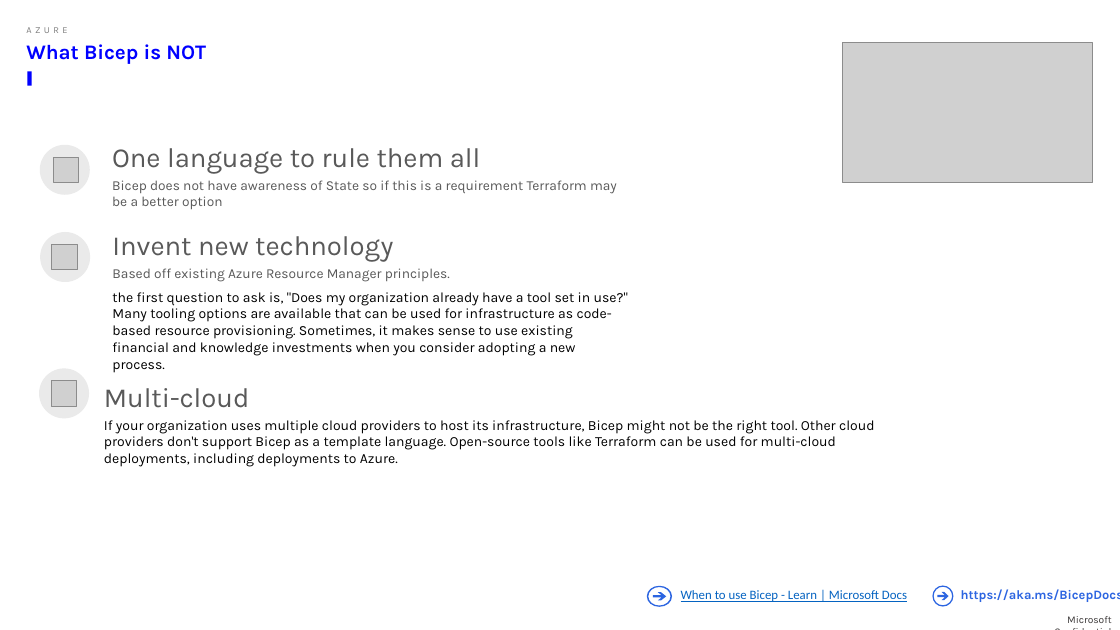
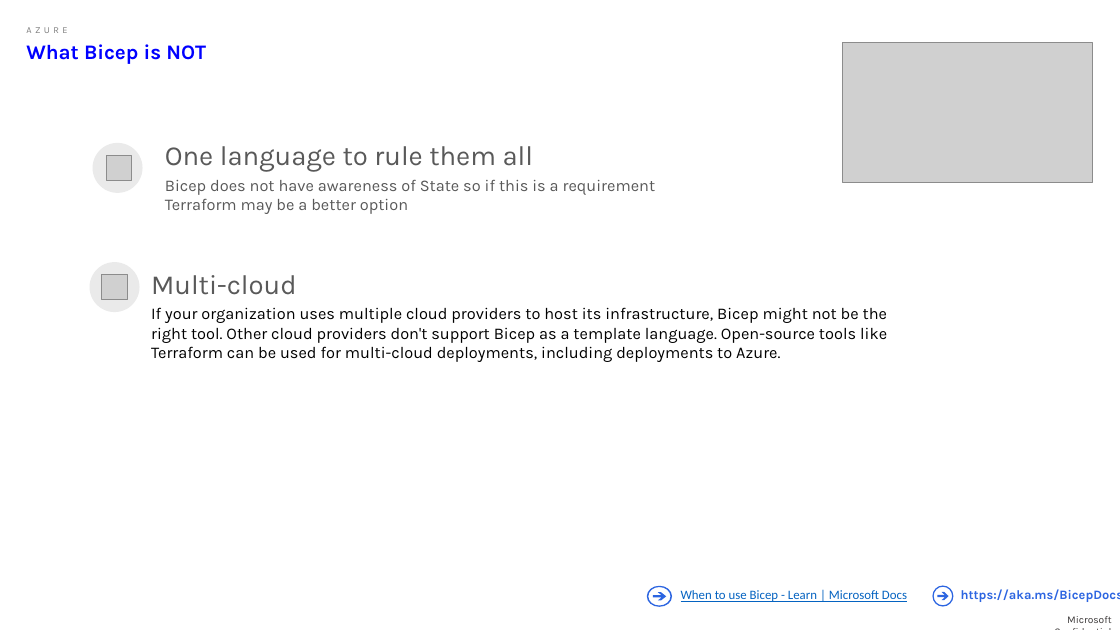
Before and after one commit to nicolalgallacher/Bicep_WhatTheHack, a slide deck: slide 10 of Coach/BicepIntro-MicroHack.pptx (slide 12 before the commit). Drawn at 1120x630 pixels with LibreOffice and Linux fonts; fonts in the diff are those of the drawing; grey boxes stand for pictures. Boxes give left, top, right and bottom in pixels: in the first picture for what was removed or moved away, otherwise in the second. Text is boxed around its words. In the diff, an @@ line names an element or a change of style, - is before the commit and + after.

Commit message:
C:\Users\nigallac\OneDrive - Microsoft\GitHub\Bicep_WhatTheHack Update to powerpoint files

```diff
--- a/Coach/BicepIntro-MicroHack.pptx
+++ b/Coach/BicepIntro-MicroHack.pptx
@@ rectangle removed at <box>28,71,32,86</box> @@
@@ 1 picture, 1 text, 1 ellipse: place and size @@
-1 picture, 1 text, 1 ellipse at <box>39,145,481,195</box>
+1 picture, 1 text, 1 ellipse at <box>92,143,534,193</box>
@@ text "Bicep does not have awareness ...": place and size @@
-text "Bicep does not have awareness ..." at <box>112,180,617,209</box>
+text "Bicep does not have awareness ..." at <box>165,180,656,214</box>
@@ text "Bicep does not have awareness ..." at <box>165,180,656,214</box>: size 11.8 to 14 pt @@
@@ group removed at <box>40,232,628,373</box>: 2 texts, 1 ellipse, 1 picture @@
-Invent new technology
-Based off existing Azure Resource Manager principles.
-the first question to ask is, "Does my organization already have a tool set in use?" Many tooling options are available that can be used for infrastructure as code-based resource provisioning. Sometimes, it makes sense to use existing financial and knowledge investments when you consider adopting a new process.
@@ ellipse: place and size @@
-ellipse at <box>39,369,90,419</box>
+ellipse at <box>90,262,140,313</box>
@@ text "Multi-cloud": place and size @@
-text "Multi-cloud" at <box>104,388,875,467</box>
+text "Multi-cloud" at <box>151,275,887,362</box>
@@ picture: place and size @@
-picture at <box>51,381,77,407</box>
+picture at <box>102,274,128,300</box>
@@ text at <box>151,307,887,362</box>: size 12 to 14 pt @@
```
Also in this commit, not shown: 4 other slides changed, 4 slides removed.
